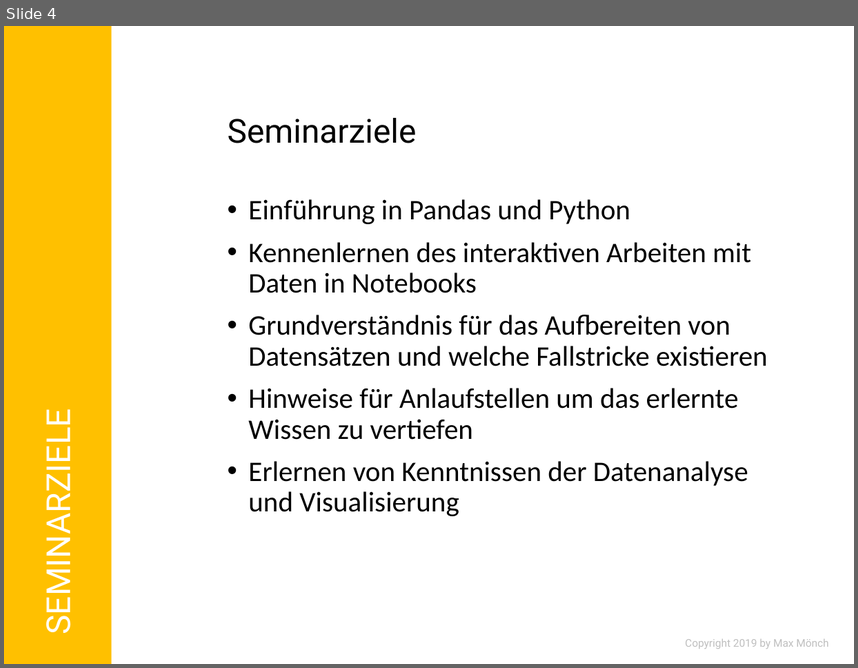
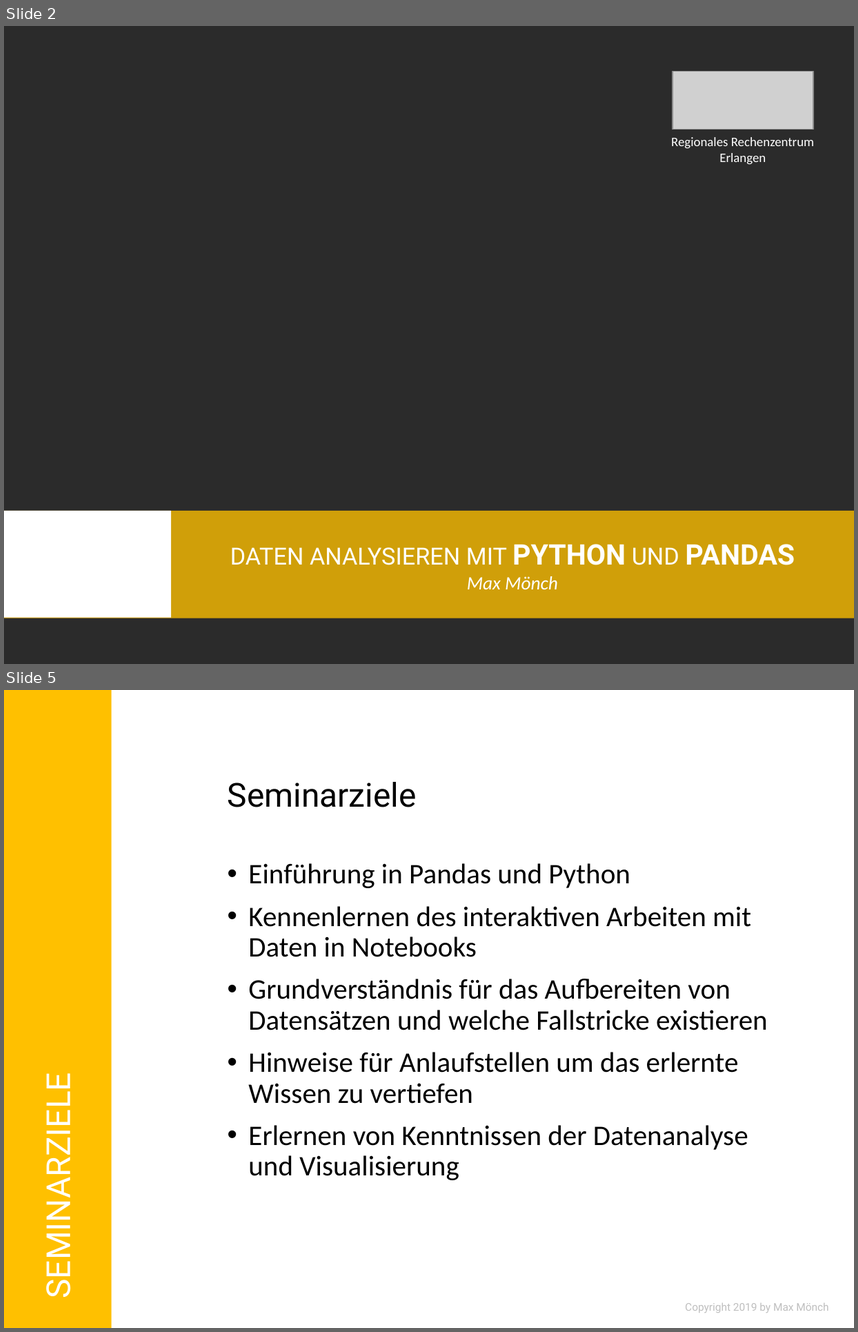
Before and after one commit to MonksterFX/pandas-basic, a slide deck: praesentation/pandas-basic.pptx. Shown one above the other, each under a label of ours: slide 4 before the commit, slides 2 and 5 after it; the slides between them are not shown. The pictures are 858x668 and 858x1332 pixels, drawn with LibreOffice and Linux fonts; fonts in the diff are those of the drawing; grey boxes stand for pictures; background and template pictures are left out; a plain dark background stands for a picture behind light text. Boxes give left, top, right and bottom in pixels: in the first picture for what was removed or moved away, otherwise in the second. Text is boxed around its words. In the diff, an @@ line names an element or a change of style, - is before the commit and + after.

```diff
--- a/praesentation/pandas-basic.pptx
+++ b/praesentation/pandas-basic.pptx
@@ slide 2 added at [4,26,854,664], background picture (left out) @@
@@ picture added at [672,71,813,129] @@
@@ text added at [671,137,814,165], 11 pt, text #FFFFFF @@
+Regionales Rechenzentrum
+Erlangen
@@ rectangle added at [4,510,854,617], fill #FFC000 at 78% opacity @@
@@ rectangle added at [4,510,172,617], fill #FFFFFF @@
@@ text added at [230,544,795,565], 20 pt, text #FFFFFF @@
+DATEN ANALYSIEREN MIT PYTHON UND PANDAS
@@ text added at [467,576,558,589], 16 pt, text #FFFFFF, italic @@
+Max Mönch
@@ what was slide 4 is now slide 5 @@
```
Also in this commit, not shown: 4 slides changed, 1 other slide added, 1 slide removed, 15 other files.
